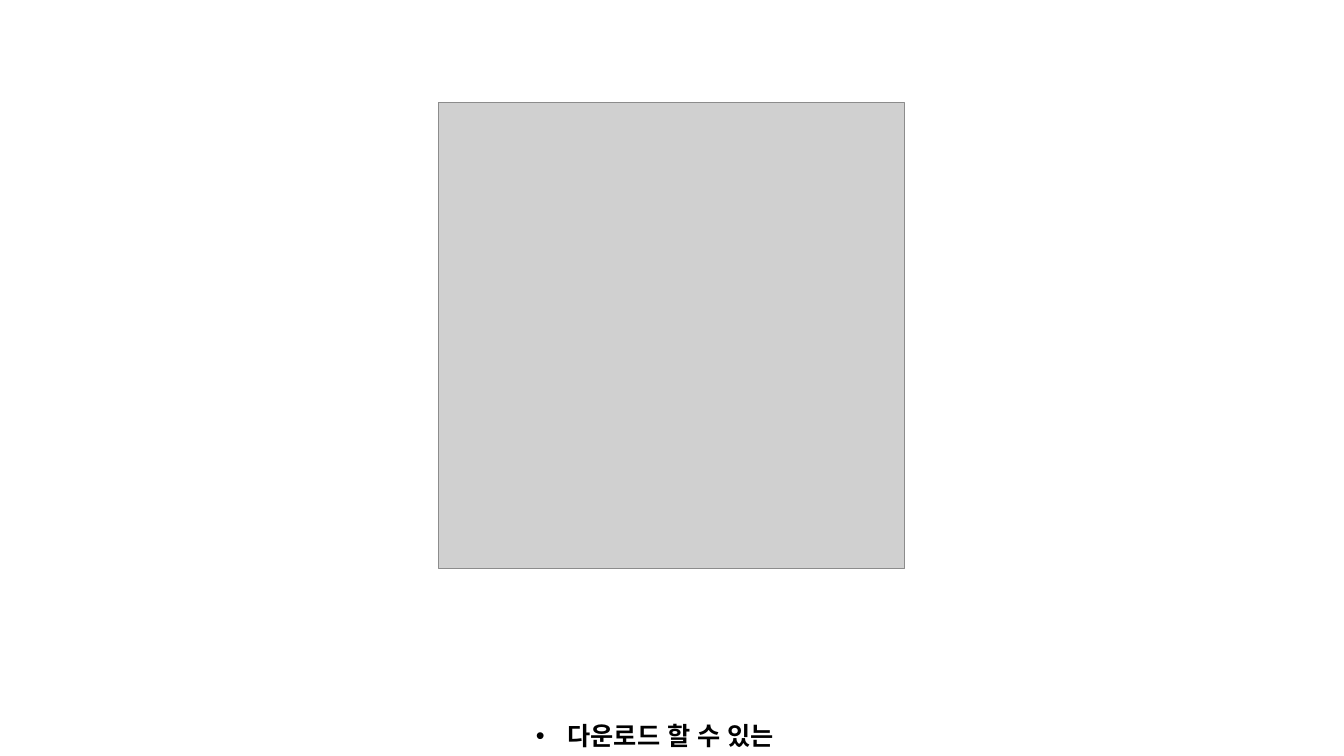
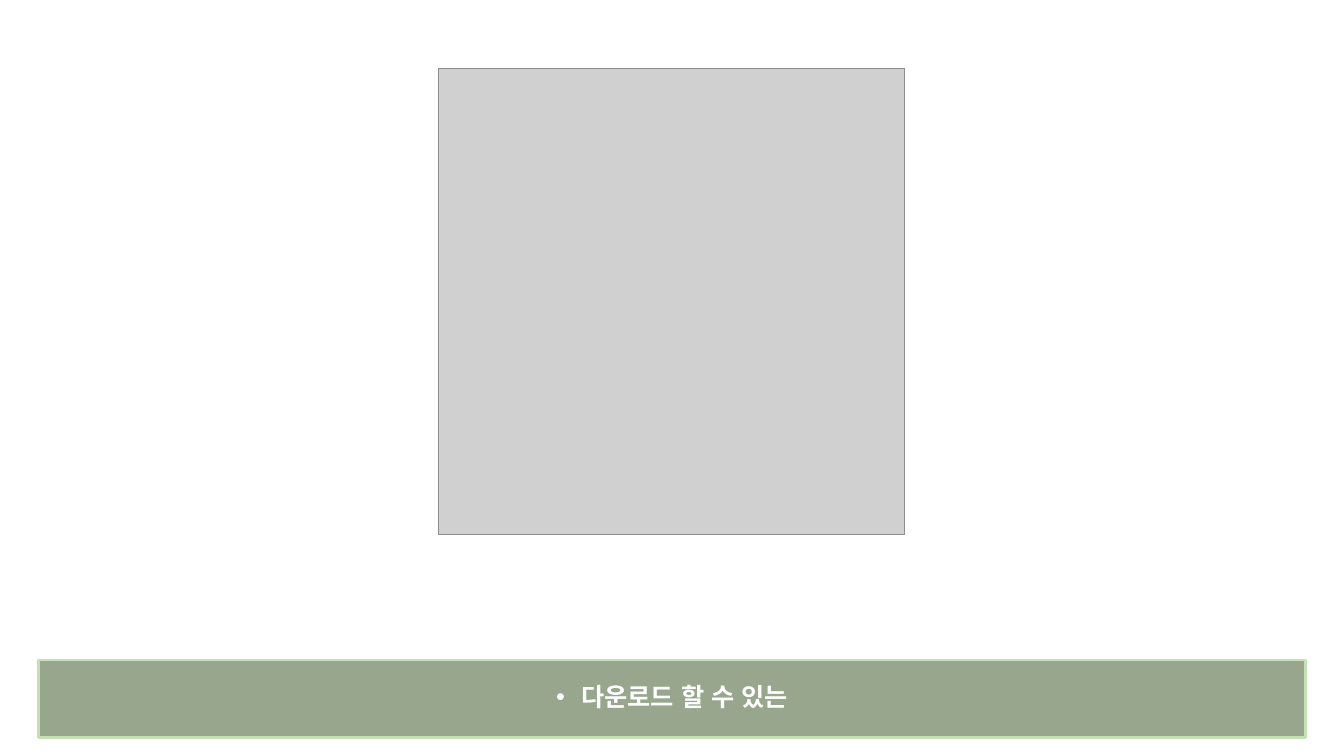
Before and after one commit to kookmin-sw/2018-cap1-14, a slide deck: slide 13 of doc/reports/캡스톤 1차 발표 자료.pptx (slide 11 before the commit). Drawn at 1344x756 pixels with LibreOffice and Linux fonts; fonts in the diff are those of the drawing; grey boxes stand for pictures. Boxes give left, top, right and bottom in pixels: in the first picture for what was removed or moved away, otherwise in the second. Text is boxed around its words. In the diff, an @@ line names an element or a change of style, - is before the commit and + after.

```diff
--- a/doc/reports/캡스톤 1차 발표 자료.pptx
+++ b/doc/reports/캡스톤 1차 발표 자료.pptx
@@ picture: place and size @@
-picture at [439, 103, 904, 569]
+picture at [439, 69, 904, 534]
@@ rectangle "다운로드 할 수 있는": place and size @@
-rectangle "다운로드 할 수 있는" at [567, 723, 774, 748]
+rectangle "다운로드 할 수 있는" at [38, 660, 1306, 738]
@@ rectangle "다운로드 할 수 있는" at [38, 660, 1306, 738]: text colour #000000 to #FFFFFF; alignment left to centre; indent changed; line spacing 1 to 0.9; more space between paragraphs; vertical alignment top to middle; fill none to #385723 at 52% opacity; outline none to #C5E0B4 2 pt @@
```
Also in this commit, not shown: 17 other slides changed, 5 slides added, 2 slides removed, 6 other files.
